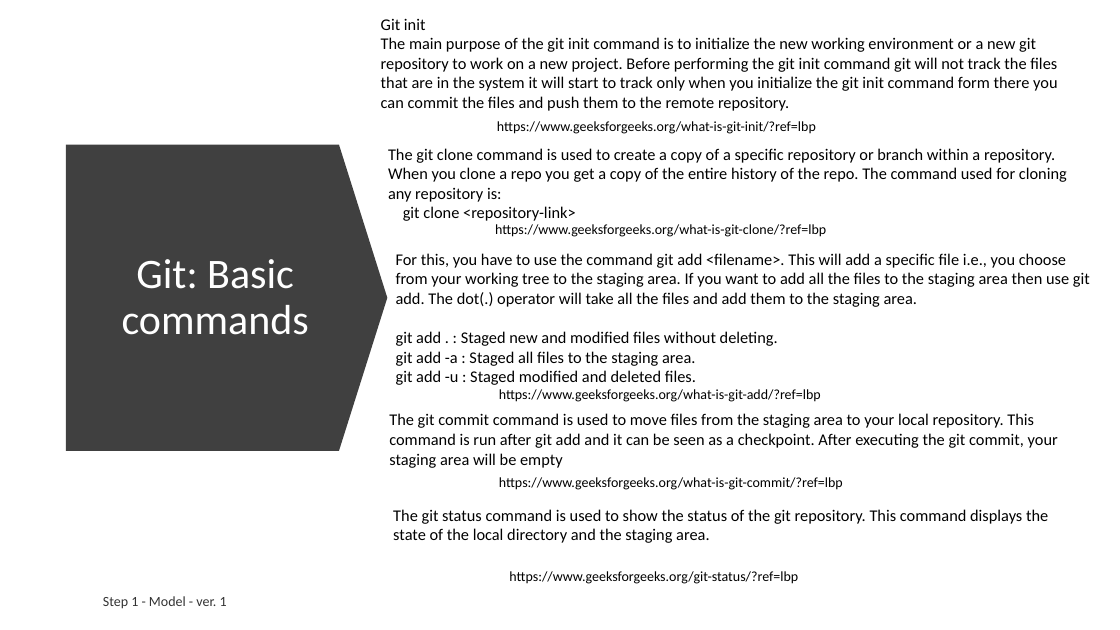
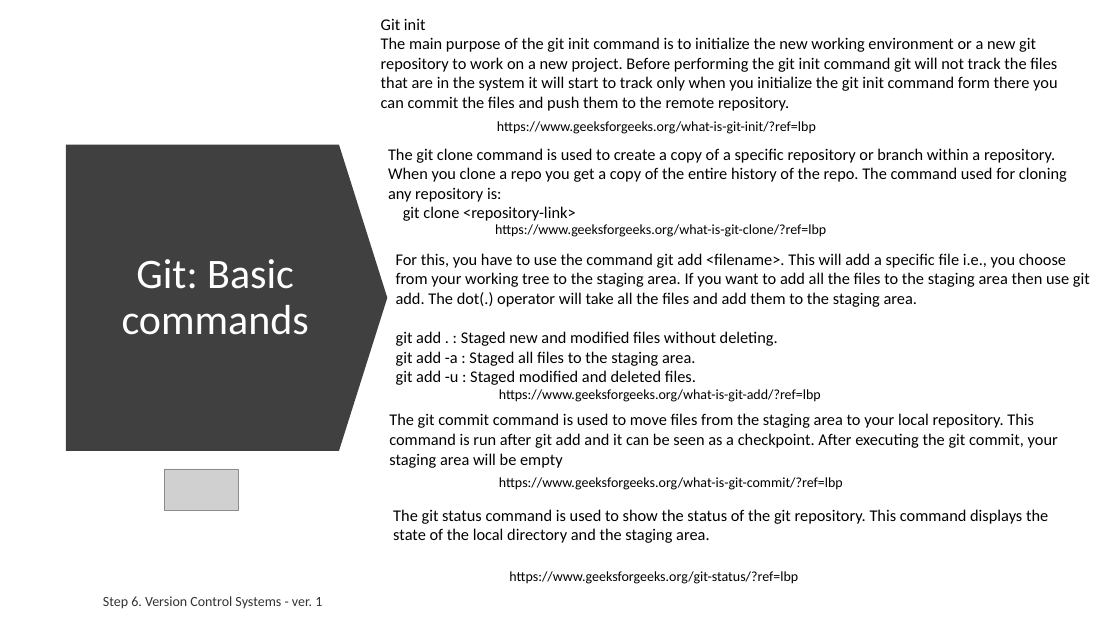
Before and after one commit to ext4dmin/DevOps-Mentorship, a slide deck: slide 19 of Step06-Version_Control_System_speach.pptx. Drawn at 1120x630 pixels with LibreOffice and Linux fonts; fonts in the diff are those of the drawing; grey boxes stand for pictures. Boxes give left, top, right and bottom in pixels: in the first picture for what was removed or moved away, otherwise in the second. Text is boxed around its words. In the diff, an @@ line names an element or a change of style, - is before the commit and + after.

Commit message:
Step 06. VCS
Reviewed. Done

```diff
--- a/Step06-Version_Control_System_speach.pptx
+++ b/Step06-Version_Control_System_speach.pptx
@@ picture added at bbox=[165, 469, 238, 510] @@
@@ text at bbox=[103, 596, 322, 609]: text changed @@
-Step 1 - Model - ver. 1
+Step 6. Version Control Systems - ver. 1
```
Also in this commit, not shown: 23 other slides changed, 7 other files.
